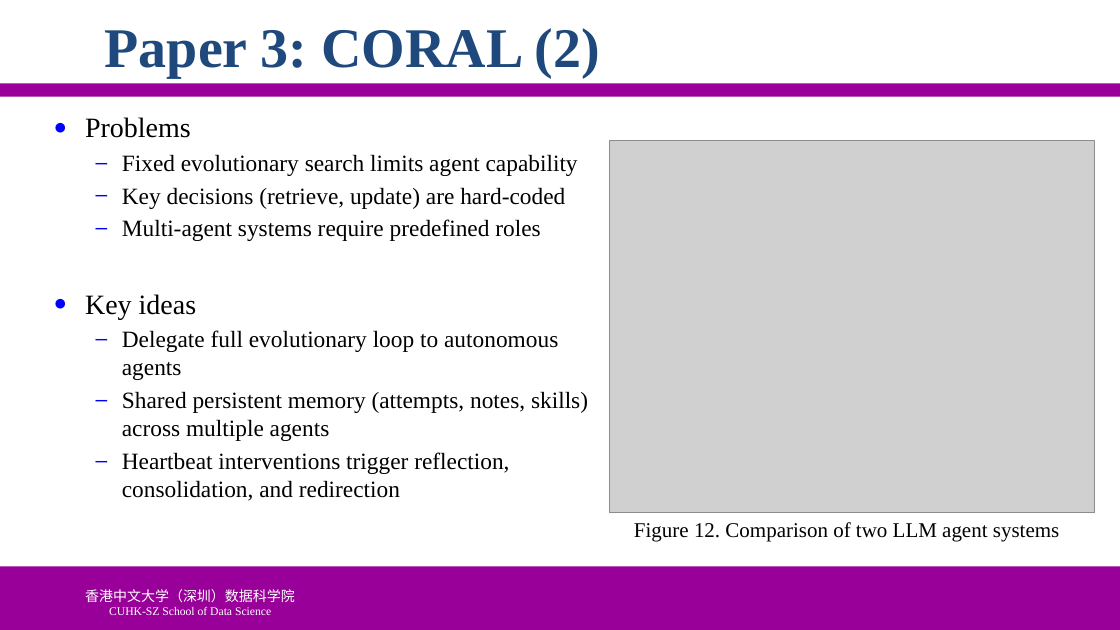
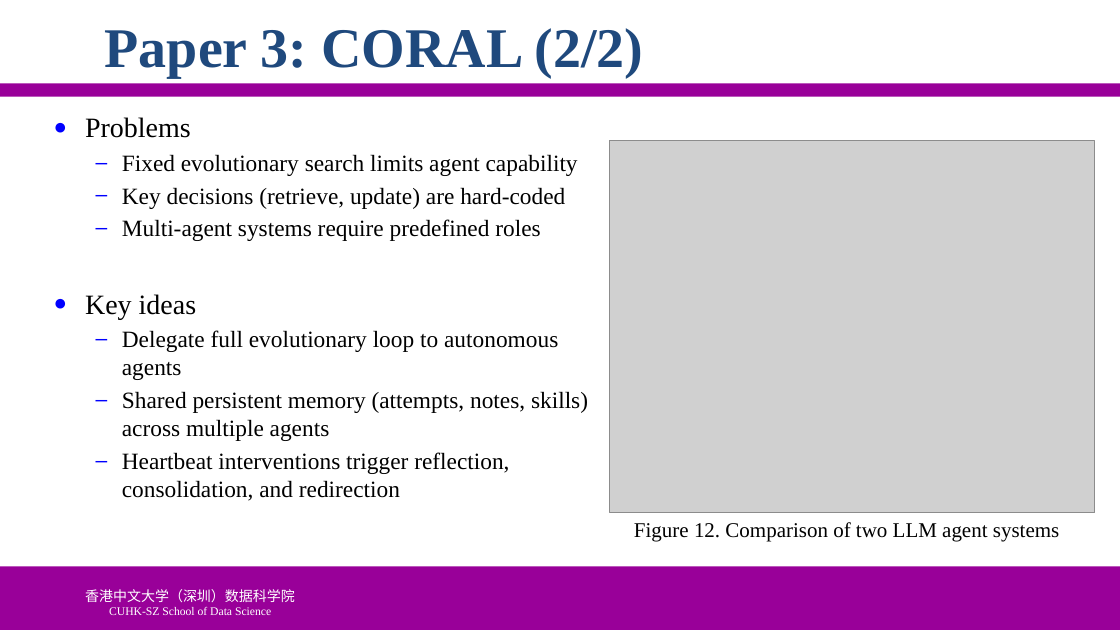
Before and after one commit to ychung1103/ychung1103.github.io, a slide deck: slide 18 of Slides/CSC6103/Presentaion Example.pptx. Drawn at 1120x630 pixels with LibreOffice and Linux fonts; fonts in the diff are those of the drawing; grey boxes stand for pictures; background and template pictures are left out. Boxes give left, top, right and bottom in pixels: in the first picture for what was removed or moved away, otherwise in the second. Text is boxed around its words. In the diff, an @@ line names an element or a change of style, - is before the commit and + after.

```diff
--- a/Slides/CSC6103/Presentaion Example.pptx
+++ b/Slides/CSC6103/Presentaion Example.pptx
@@ title at <box>105,28,643,78</box>: text changed @@
-Paper 3: CORAL (2)
+Paper 3: CORAL (2/2)
```
Also in this commit, not shown: 3 other slides changed, 1 other file.
